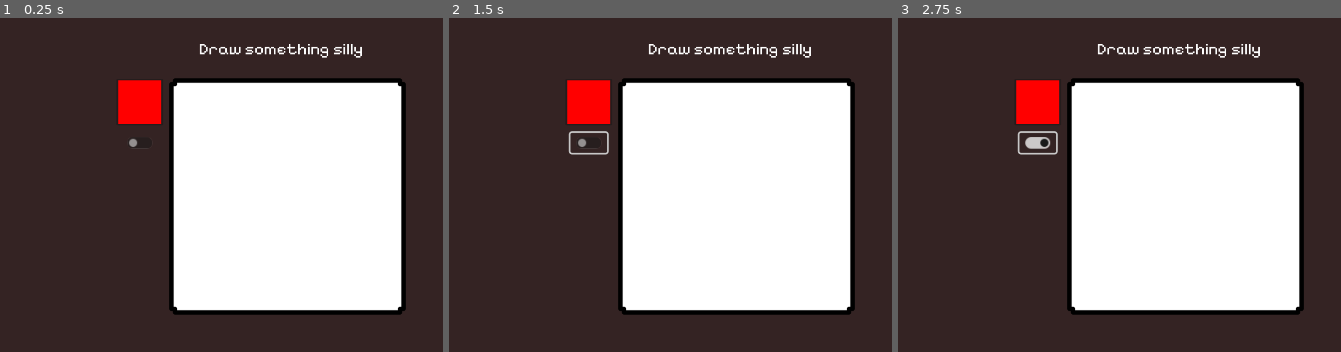
Above: before the commit, frames 1-3 (left to right).
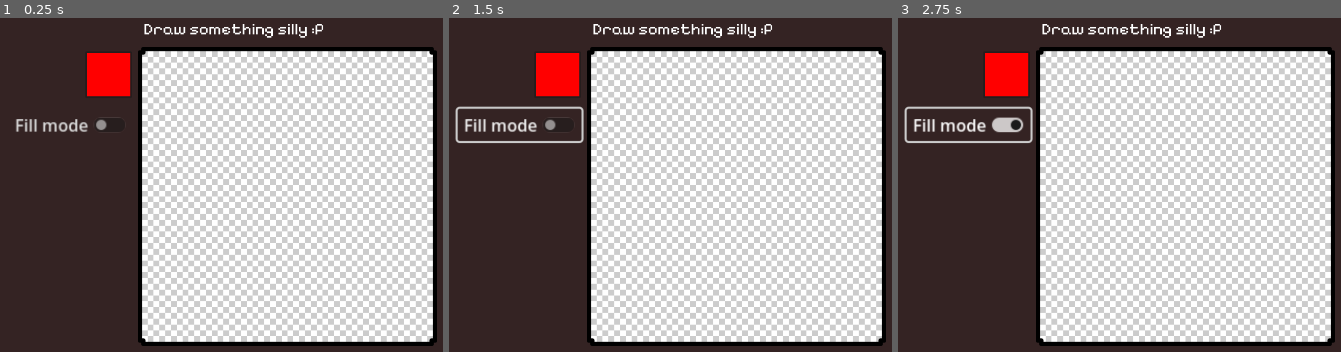
Above: after the commit, the same moments.

Repository: sticks-stuff/ggj
Game: Godot game, scene res://scenes/player_draw_pane.tscn
Same seed, same stepped clock (60 frames per second), same inputs: the game is played once before the commit and once after it. This scene is started directly instead of the project's main scene.
Inputs (mouse positions are in pixels of both pictures, inside the frame that each line leads up to; where the layout moved, square brackets give the same spot in the first picture):
- Up to frame 1 (0.25 s): no input
- Up to frame 2 (1.5 s): click (519, 124) [590, 141] at 0.5 s; tap Enter at 1.25 s; hold D (right) from 1.28 s (still down); hold Space (fire) from 1.28 s (still down)
- Up to frame 3 (2.75 s): release D (right) at 2.03 s; release Space (fire) at 2.03 s; hold S (down) from 2.03 s (still down); tap Space (fire) at 2.1 s

The runs differ from the first frame. In frame 1, 46% of the frame differs, in the area x 3-99%, y 1-99%; in frame 2, 46%; in frame 3, 47%, in the area x 1-99%, y 1-99%.

Commit message:
Add checkerboard image to draw scene

Diff:
--- a/scenes/player_draw_pane.tscn
+++ b/scenes/player_draw_pane.tscn
@@ -1,6 +1,7 @@
-[gd_scene load_steps=5 format=3 uid="uid://bxd7ae7230am8"]
+[gd_scene load_steps=6 format=3 uid="uid://bxd7ae7230am8"]
 
 [ext_resource type="Script" path="res://scripts/player_draw_pane.gd" id="1_x03nr"]
+[ext_resource type="Texture2D" uid="uid://byg863pw0abrd" path="res://sprites/ui_checkerboard.png" id="2_fe00l"]
 [ext_resource type="Script" path="res://scripts/canvas.gd" id="2_ktsmk"]
 [ext_resource type="Texture2D" uid="uid://4wa8rna2si7t" path="res://sprites/ui_border_black.png" id="3_4r22p"]
 [ext_resource type="FontFile" uid="uid://dquaatdvcdp6o" path="res://fonts/PixelifySans-VariableFont_wght.ttf" id="4_wyn2s"]
@@ -14,6 +15,16 @@
 grow_vertical = 2
 script = ExtResource("1_x03nr")
 
+[node name="AspectRatioContainer" type="AspectRatioContainer" parent="."]
+layout_mode = 1
+anchors_preset = -1
+anchor_right = 1.0
+anchor_bottom = 1.0
+offset_top = 50.0
+offset_bottom = -50.0
+grow_horizontal = 2
+grow_vertical = 2
+
 [node name="Background" type="ColorRect" parent="."]
 layout_mode = 1
 anchors_preset = 15
@@ -24,20 +35,21 @@
 mouse_filter = 2
 color = Color(0.203922, 0.137255, 0.137255, 1)
 
-[node name="AspectRatioContainer" type="AspectRatioContainer" parent="."]
+[node name="TextureRect" type="TextureRect" parent="."]
 layout_mode = 1
-anchors_preset = -1
-anchor_right = 1.0
-anchor_bottom = 1.0
-offset_top = 50.0
-offset_bottom = -50.0
+anchors_preset = 8
+anchor_left = 0.5
+anchor_top = 0.5
+anchor_right = 0.5
+anchor_bottom = 0.5
+offset_left = -350.0
+offset_top = -350.0
+offset_right = 350.0
+offset_bottom = 350.0
 grow_horizontal = 2
 grow_vertical = 2
-
-[node name="TextureRect" type="TextureRect" parent="."]
-layout_mode = 0
-offset_right = 40.0
-offset_bottom = 40.0
+texture = ExtResource("2_fe00l")
+expand_mode = 5
 
 [node name="Canvas" type="ColorRect" parent="."]
 layout_mode = 1
@@ -46,14 +58,16 @@
 anchor_top = 0.5
 anchor_right = 0.5
 anchor_bottom = 0.5
-offset_left = -274.0
-offset_top = -274.0
-offset_right = 274.0
-offset_bottom = 274.0
+offset_left = -350.0
+offset_top = -350.0
+offset_right = 350.0
+offset_bottom = 350.0
 grow_horizontal = 2
 grow_vertical = 2
+pivot_offset = Vector2(0.5, 0.5)
 mouse_filter = 1
 mouse_default_cursor_shape = 3
+color = Color(1, 1, 1, 0)
 script = ExtResource("2_ktsmk")
 
 [node name="ColorPickerButton" type="ColorPickerButton" parent="."]
@@ -63,10 +77,10 @@
 anchor_top = 0.5
 anchor_right = 0.5
 anchor_bottom = 0.5
-offset_left = -411.0
-offset_top = -283.0
-offset_right = -299.0
-offset_bottom = -171.0
+offset_left = -486.0
+offset_top = -349.0
+offset_right = -374.0
+offset_bottom = -237.0
 grow_horizontal = 2
 grow_vertical = 2
 text = "Colour picker"
@@ -79,12 +93,13 @@
 anchor_top = 0.5
 anchor_right = 0.5
 anchor_bottom = 0.5
-offset_left = -284.0
-offset_top = -284.0
-offset_right = 284.0
-offset_bottom = 284.0
+offset_left = -360.0
+offset_top = -360.0
+offset_right = 360.0
+offset_bottom = 360.0
 grow_horizontal = 2
 grow_vertical = 2
+pivot_offset = Vector2(0.5, 0.5)
 texture = ExtResource("3_4r22p")
 patch_margin_left = 20
 patch_margin_top = 20
@@ -98,13 +113,14 @@
 anchor_top = 0.5
 anchor_right = 0.5
 anchor_bottom = 0.5
-offset_left = -399.0
-offset_top = -153.0
-offset_right = -355.0
-offset_bottom = -129.0
+offset_left = -670.0
+offset_top = -211.0
+offset_right = -551.0
+offset_bottom = -180.0
 grow_horizontal = 2
 grow_vertical = 2
-scale = Vector2(2, 2)
+scale = Vector2(2.5, 2.5)
+text = "Fill mode"
 icon_alignment = 1
 expand_icon = true
 
@@ -115,13 +131,14 @@
 anchor_top = 0.5
 anchor_right = 0.5
 anchor_bottom = 0.5
-offset_left = -213.0
-offset_top = -379.0
-offset_right = 212.01
-offset_bottom = -279.0
+offset_left = -346.0
+offset_top = -427.0
+offset_right = 350.0
+offset_bottom = -327.0
 grow_horizontal = 2
 grow_vertical = 2
 pivot_offset = Vector2(0.5, 0.5)
 theme_override_fonts/normal_font = ExtResource("4_wyn2s")
 theme_override_font_sizes/normal_font_size = 40
-text = "Draw something silly"
+text = "Draw something silly :P"
+fit_content = true
